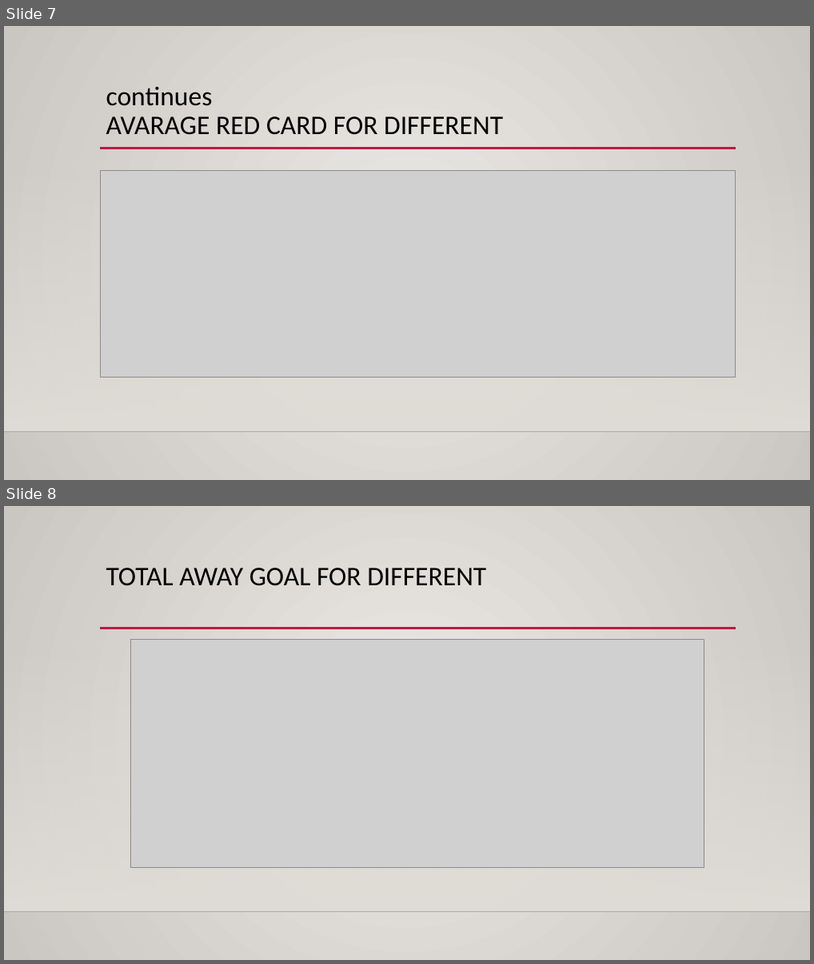
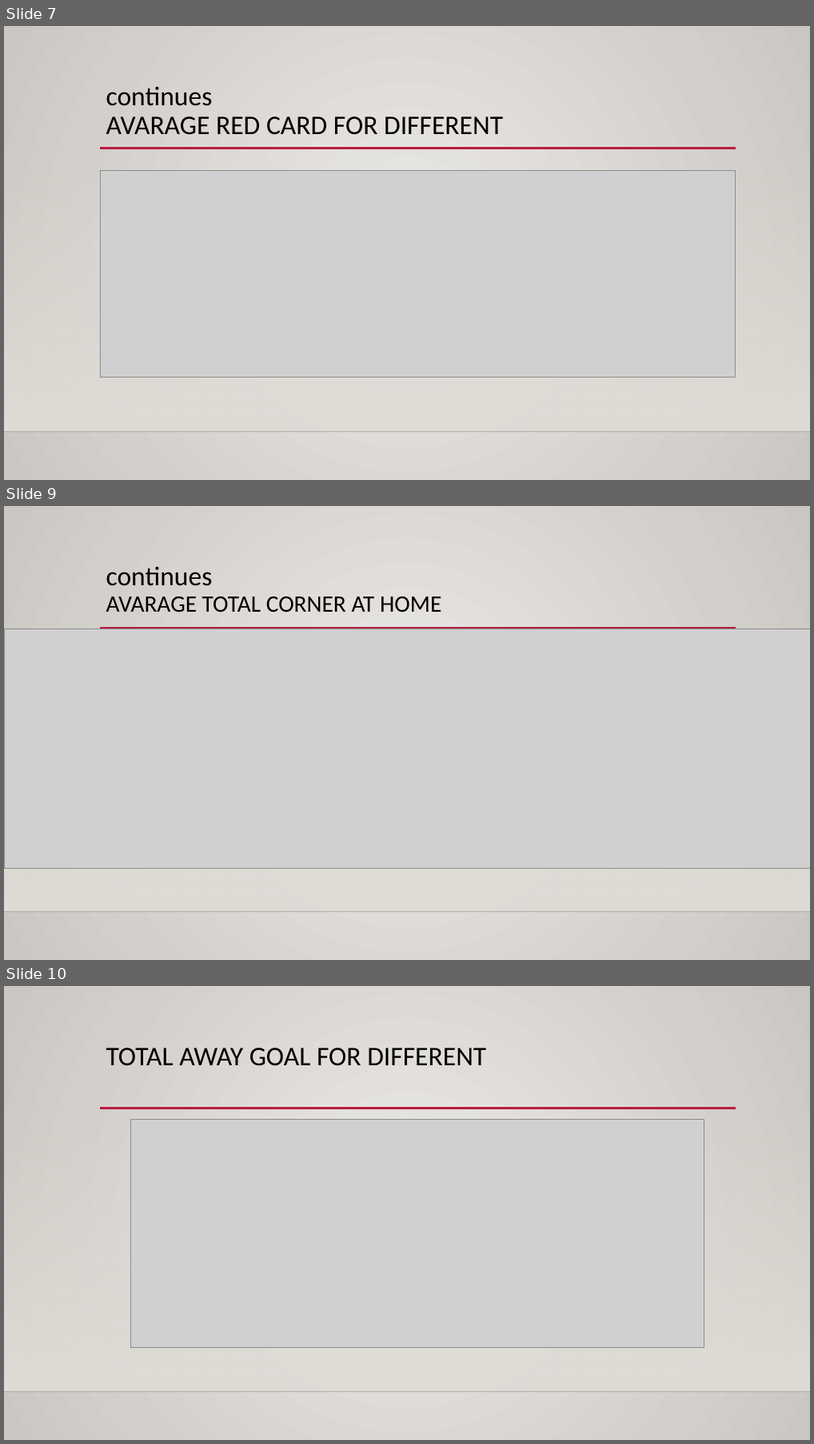
Before and after one commit to datascienceseptember/shiny_project_on_uefa, a slide deck: shiny_presentation_version.pptx. Shown one above the other, each under a label of ours: slides 7 and 8 before the commit, slides 7, 9 and 10 after it; the slides between them are not shown. The pictures are 814x964 and 814x1444 pixels, drawn with LibreOffice and Linux fonts; fonts in the diff are those of the drawing; grey boxes stand for pictures; background and template pictures are left out. Boxes give left, top, right and bottom in pixels: in the first picture for what was removed or moved away, otherwise in the second. Text is boxed around its words. In the diff, an @@ line names an element or a change of style, - is before the commit and + after.

```diff
--- a/shiny_presentation_version.pptx
+++ b/shiny_presentation_version.pptx
@@ slide 9 added at (4, 506, 810, 960), background gradient #ECEAE7 to #CAC7C1; not listed: 3 template elements that a slide beside it also shows @@
@@ title added at (106, 567, 442, 612), 28 pt, text #000000 @@
+continues
+AVARAGE TOTAL CORNER AT HOME
@@ picture added at (4, 629, 810, 868) @@
@@ what was slide 8 is now slide 10 @@
```
Also in this commit, not shown: 3 other slides added.
